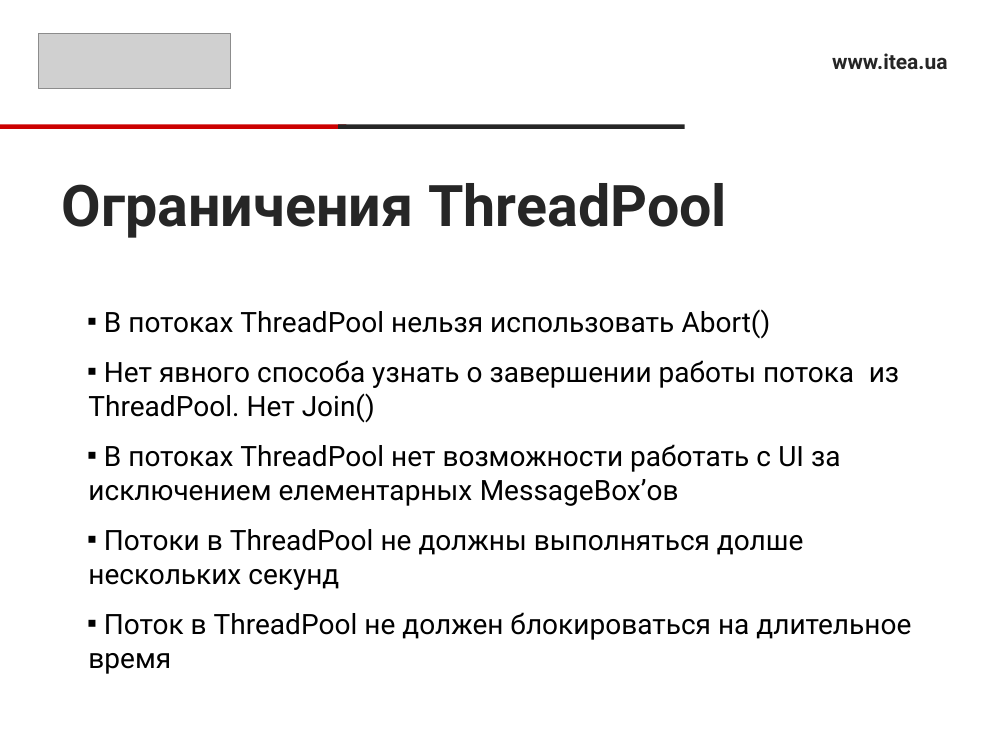
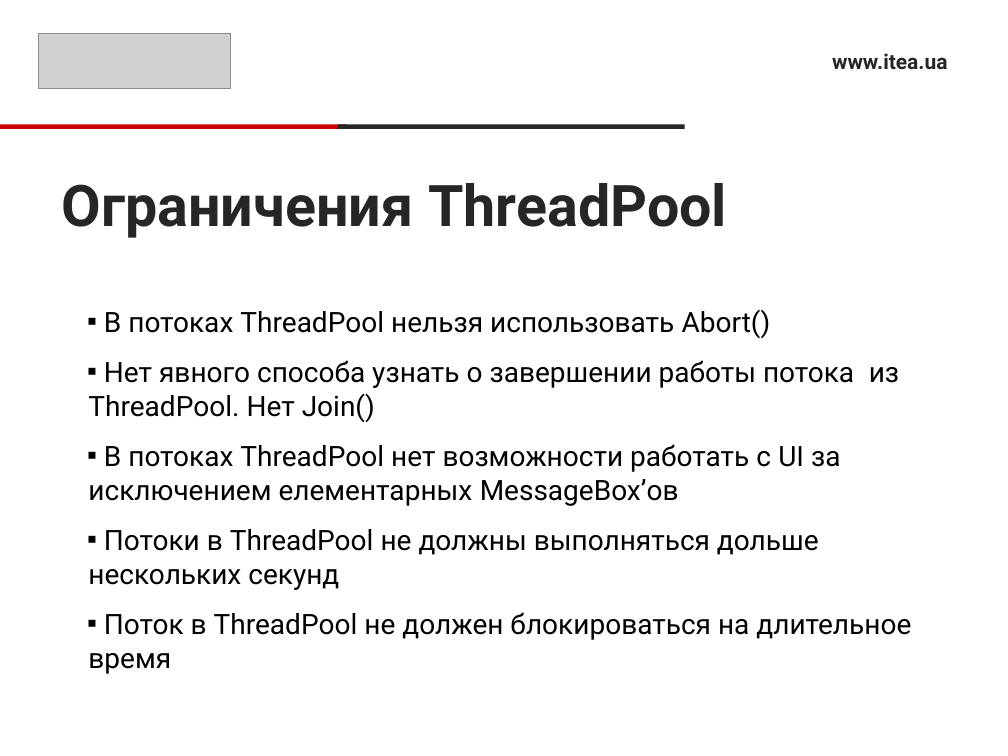
Before and after one commit to Ryabik/CSharpProfessional, a slide deck: slide 8 of 12.Threads/ThreadsPresentation.pptx. Drawn at 1008x756 pixels with LibreOffice and Linux fonts; fonts in the diff are those of the drawing; grey boxes stand for pictures. Boxes give left, top, right and bottom in pixels: in the first picture for what was removed or moved away, otherwise in the second. Text is boxed around its words. In the diff, an @@ line names an element or a change of style, - is before the commit and + after.

```diff
--- a/12.Threads/ThreadsPresentation.pptx
+++ b/12.Threads/ThreadsPresentation.pptx
@@ text at bbox=[88, 529, 819, 590]: text changed @@
-▪ Потоки в ThreadPool не должны выполняться долше нескольких секунд
+▪ Потоки в ThreadPool не должны выполняться дольше нескольких секунд
```
Also in this commit, not shown: 1 other slide changed, 1 slide removed, 5 other files.
